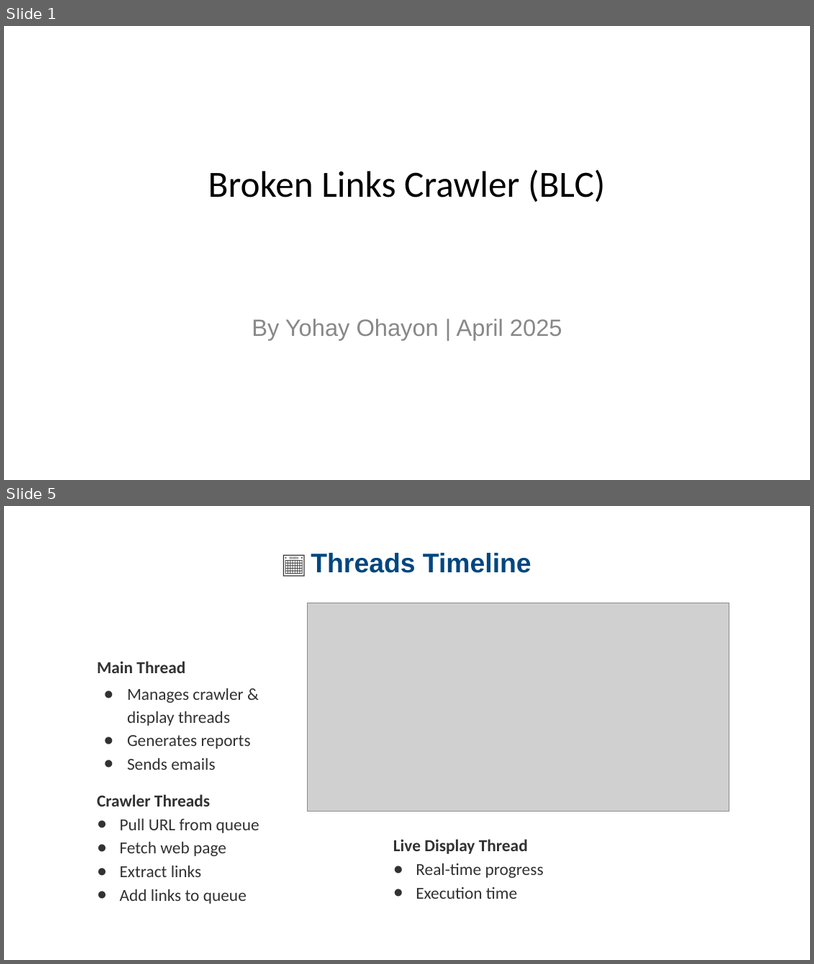
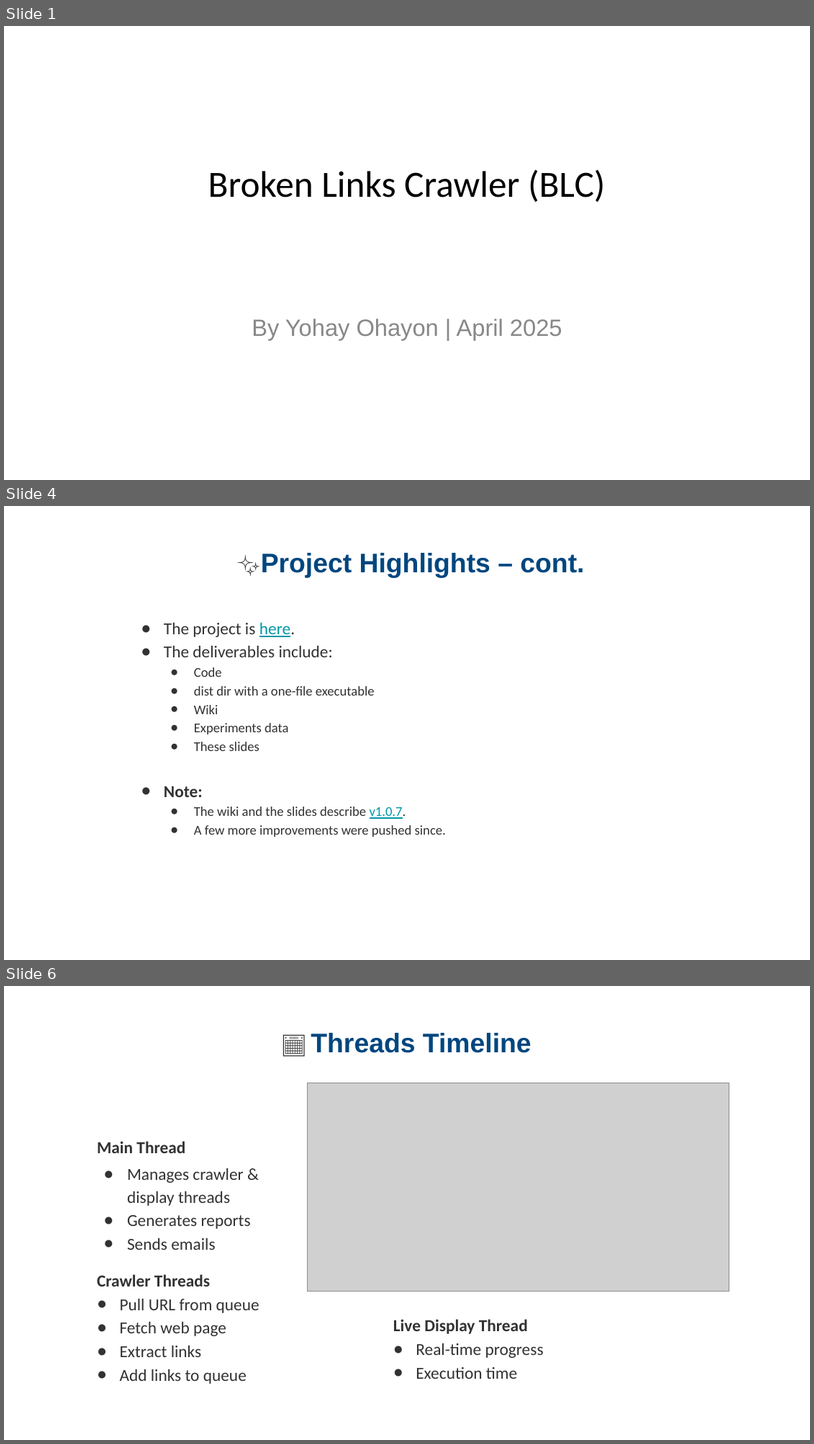
Before and after one commit to yohayonyon/blc, a slide deck: slides/BLC_Project.pptx. Shown one above the other, each under a label of ours: slides 1 and 5 before the commit, slides 1, 4 and 6 after it; the slides between them are not shown. The pictures are 814x964 and 814x1444 pixels, drawn with LibreOffice and Linux fonts; fonts in the diff are those of the drawing; grey boxes stand for pictures. Boxes give left, top, right and bottom in pixels: in the first picture for what was removed or moved away, otherwise in the second. Text is boxed around its words. In the diff, an @@ line names an element or a change of style, - is before the commit and + after.

```diff
--- a/slides/BLC_Project.pptx
+++ b/slides/BLC_Project.pptx
@@ slide 4 added at bbox=[4, 506, 810, 960], background #FFFFFF @@
@@ title added at bbox=[261, 553, 584, 578], 32 pt, text #00467F, bold @@
+✨Project Highlights – cont.
@@ text added at bbox=[164, 622, 446, 836], 16 pt, text #323232 @@
+● The project is here.
+● The deliverables include:
+  ● Code
+  ● dist dir with a one-file executable
+  ● Wiki
+  ● Experiments data
+  ● These slides
+● Note:
+  ● The wiki and the slides describe v1.0.7.
+  ● A few more improvements were pushed since.
@@ what was slide 5 is now slide 6 @@
```
Also in this commit, not shown: 1 slide changed.
